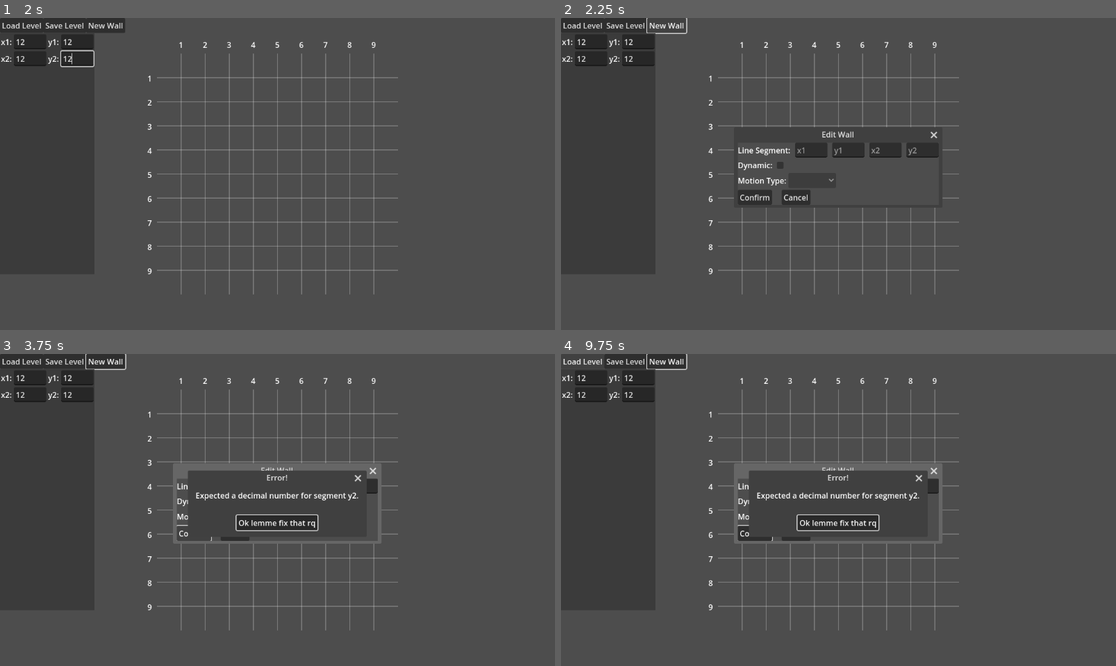
Above: before the commit, frames 1-4 (two rows, left to right).
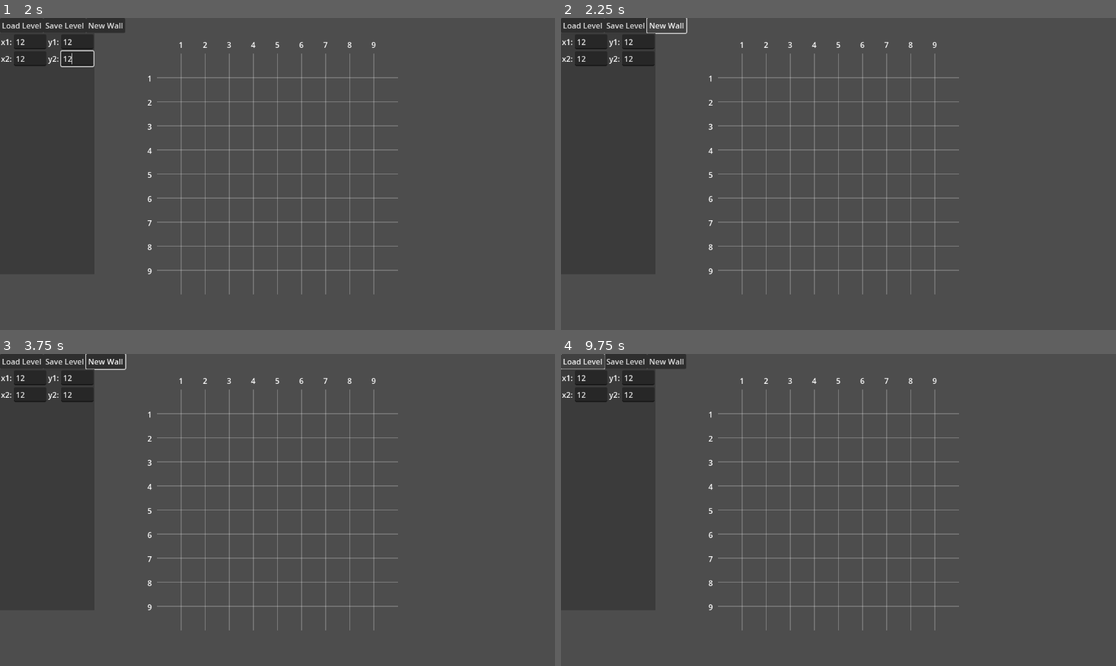
Above: after the commit, the same moments.

Repository: 7Limes/factory-minigame-editor
Game: Godot game, scene res://root.tscn
Two runs of this game, one before a commit and one after it. Both use one fixed random seed, a clock stepped at 60 frames per second and the inputs below. Before the commit the project has no main scene; this scene is started directly in both runs.
Inputs (mouse positions are in pixels of both pictures, inside the frame that each line leads up to):
- Up to frame 1 (2 s): click (27, 42) at 0.52 s; type "12" at 0.6 s; click (77, 42) at 0.75 s; type "12" at 0.83 s; click (27, 58) at 0.98 s; type "12" at 1.07 s; click (77, 58) at 1.27 s; type "12" at 1.35 s
- Up to frame 2 (2.25 s): click "New Wall" at 2 s
- Up to frame 3 (3.75 s): click "New Wall" at 2.75 s; click (194, 531) at 3.5 s, where only the run before the commit has a clickable "Confirm"
- Up to frame 4 (9.75 s): click (755, 531) at 4.25 s, where only the run before the commit has a clickable "Confirm"; click (777, 500) at 5.02 s; click (777, 500) at 5.77 s; click "New Wall" at 6.5 s; click (777, 500) at 7.27 s; click (755, 531) at 8 s, where only the run before the commit has a clickable "Confirm"; click (794, 531) at 8.75 s, where only the run before the commit has a clickable "Cancel"; click "Load Level" at 9.5 s

Frame 1 is identical in both runs. In frame 2, 2.4% of the frame differs, in the area x 31-69%, y 34-61%; in frame 3, 3.3%; in frame 4, 3.5%, in the area x 0-69%, y 0-61%.
Error after the commit: Parse Error: Identifier "Root" not declared in the current scope. (res://Buttons/menubar.gd:29)

Commit message:
Remove root from globals

Diff:
--- a/project.godot
+++ b/project.godot
@@ -11,9 +11,6 @@
 [application]
 
 config/name="Factory Minigame Editor"
+run/main_scene="res://root.tscn"
 config/features=PackedStringArray("4.3", "Forward Plus")
 config/icon="res://icon.svg"
-
-[autoload]
-
-Root="*res://root.gd"
